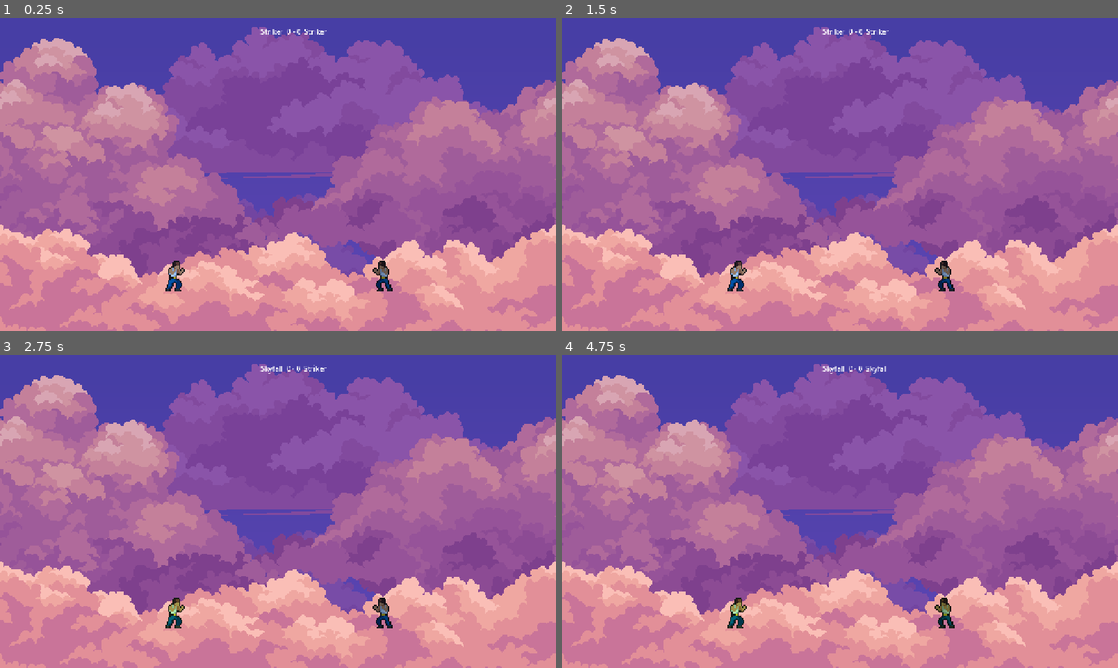
Above: before the commit, frames 1-4 (two rows, left to right).
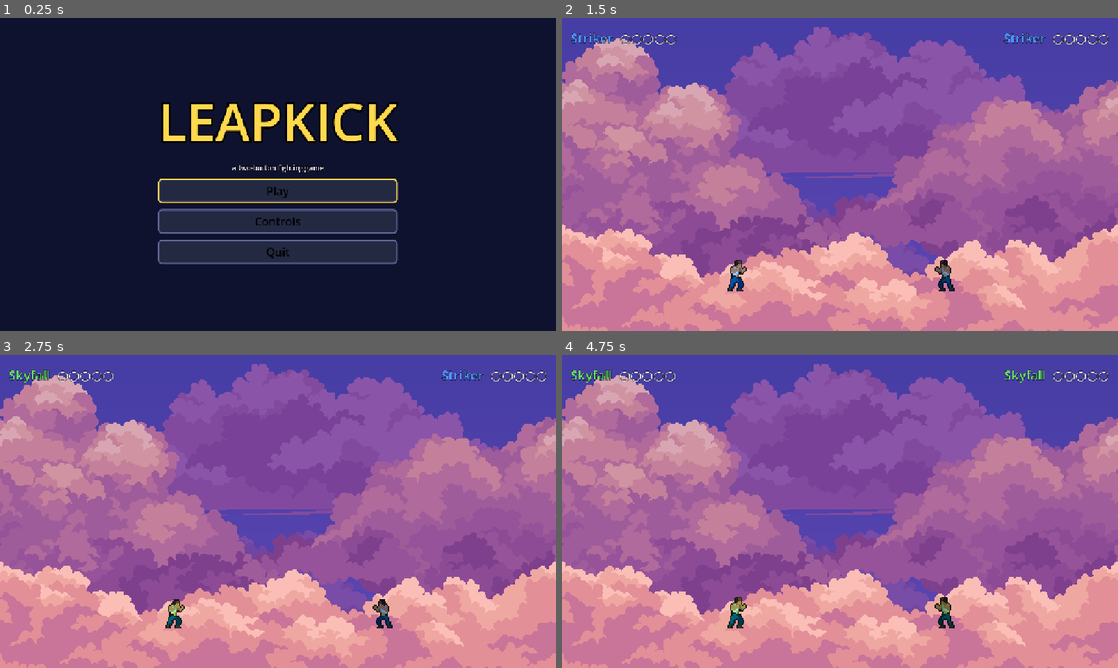
Above: after the commit, the same moments.

Repository: chunaa44/leapkick
Game: Godot game, scene res://main_menu.tscn
Same seed, same stepped clock (60 frames per second), same inputs: the game is played once before the commit and once after it. Before the commit the project starts from res://main.tscn.
Inputs (mouse positions are in pixels of both pictures, inside the frame that each line leads up to):
- Up to frame 1 (0.25 s): no input
- Up to frame 2 (1.5 s): click (840, 190) at 0.5 s, where only the run after the commit has a clickable "Play"; tap Enter at 1.25 s; tap 1 at 1.35 s
- Up to frame 3 (2.75 s): tap 2 at 1.55, 2.1 s; tap 3 at 2.3 s
- Up to frame 4 (4.75 s): tap 3 at 2.85 s; tap 7 at 3.05, 3.6 s; tap 8 at 3.8, 4.35 s; tap Space at 4.25 s; tap 9 at 4.55 s

The runs differ from the first frame. In frame 1, 100% of the frame differs, in the area x 0-100%, y 0-100%; in frame 2, 0.9%; in frame 3, 0.8%; in frame 4, 0.9%.

Commit message:
Add hit effects and match-end HUD.

Diff:
--- a/main.gd
+++ b/main.gd
@@ -5,11 +5,27 @@
 var score1 = 0
 var score2 = 0
 var round_active = true
+var shake = 0.0
+
+@onready var camera = $Camera2D
+@onready var p1_name = %P1Name
+@onready var p1_pips = %P1Pips
+@onready var p2_name = %P2Name
+@onready var p2_pips = %P2Pips
+@onready var message_label = %MessageLabel
+@onready var win_screen = %WinScreen
+@onready var winner_label = %WinnerLabel
+@onready var rematch_button = %RematchButton
 
 func _ready():
 	# run after the players have moved this frame
 	process_physics_priority = 1
 	update_score("")
+
+func _process(delta):
+	# shake fades out on its own
+	shake = move_toward(shake, 0.0, 60.0 * delta)
+	camera.offset = Vector2(randf_range(-1, 1), randf_range(-1, 1)) * shake
 
 func _input(event):
 	# pick characters between rounds: 1/2/3 for player 1, 7/8/9 for player 2
@@ -79,21 +95,72 @@
 
 	update_score(message)
 
+	# effects run alongside the timers below
+	play_hit_effects(p1_was_hit, p2_was_hit, game_over)
+
+	# the last "true" makes this timer ignore the slow-mo
+	await get_tree().create_timer(1.0, true, false, true).timeout
+
 	if game_over:
-		await get_tree().create_timer(3.0).timeout
-		score1 = 0
-		score2 = 0
+		# stay frozen and let the player choose
+		winner_label.text = message
+		win_screen.visible = true
+		rematch_button.grab_focus()
 	else:
-		await get_tree().create_timer(1.0).timeout
+		start_new_round()
+func play_hit_effects(p1_was_hit, p2_was_hit, big):
+	# screen shake, bigger on the final kill
+	shake = 24.0 if big else 14.0
 
-	start_new_round()
+	if p1_was_hit:
+		hit_flash($Player1)
+	if p2_was_hit:
+		hit_flash($Player2)
+
+	# hit-stop: a very short slow-motion freeze that sells the impact
+	Engine.time_scale = 0.1
+	await get_tree().create_timer(0.15, true, false, true).timeout
+	Engine.time_scale = 1.0
+
+	# flash is over, back to normal color
+	$Player1.sprite.modulate = Color.WHITE
+	$Player2.sprite.modulate = Color.WHITE
+
+func hit_flash(player):
+	player.sprite.modulate = Color(4, 4, 4)
+	player.hit_burst.restart()
 
 func start_new_round():
+	Engine.time_scale = 1.0
+	$Player1.sprite.modulate = Color.WHITE
+	$Player2.sprite.modulate = Color.WHITE
 	$Player1.reset()
 	$Player2.reset()
 	round_active = true
 	update_score("")
 
 func update_score(message):
-	var names = $Player1.char_name + "  " + str(score1) + " - " + str(score2) + "  " + $Player2.char_name
-	$ScoreLabel.text = names + "\n" + message
+	p1_name.text = $Player1.char_name
+	p2_name.text = $Player2.char_name
+	p1_pips.text = make_pips(score1)
+	p2_pips.text = make_pips(score2)
+	message_label.text = message
+
+	# name color matches the character's color
+	p1_name.add_theme_color_override("font_color", $Player1.body_color)
+	p2_name.add_theme_color_override("font_color", $Player2.body_color)
+
+func make_pips(score):
+	# filled circles for points won, empty ones for points left
+	return "●".repeat(score) + "○".repeat(WIN_SCORE - score)
+
+
+func _on_rematch_button_pressed():
+	score1 = 0
+	score2 = 0
+	win_screen.visible = false
+	start_new_round()
+
+func _on_menu_button_pressed():
+	Engine.time_scale = 1.0
+	get_tree().change_scene_to_file("res://main_menu.tscn")
--- a/main.tscn
+++ b/main.tscn
@@ -7,6 +7,7 @@
 [ext_resource type="Texture2D" uid="uid://cya105k2u5sja" path="res://sprites/jump-outline.png" id="5_kek77"]
 [ext_resource type="Texture2D" uid="uid://c1ak8vpbfwbwb" path="res://sprites/Idle-outline.png" id="6_4c57u"]
 [ext_resource type="Texture2D" uid="uid://ssln2eikocoi" path="res://sprites/recover-outline.png" id="7_efxa6"]
+[ext_resource type="Theme" uid="uid://c0w20vp3l8hbd" path="res://ui_theme.tres" id="8_5vw27"]
 
 [sub_resource type="RectangleShape2D" id="RectangleShape2D_m3mo6"]
 size = Vector2(1200, 40)
@@ -132,6 +133,9 @@
 "name": &"rise",
 "speed": 5.0
 }]
+
+[sub_resource type="RectangleShape2D" id="RectangleShape2D_c8j4n"]
+size = Vector2(25, 25)
 
 [node name="Main" type="Node2D" unique_id=59799146]
 script = ExtResource("1_0xm2m")
@@ -161,6 +165,29 @@
 scale = Vector2(3, 3)
 sprite_frames = SubResource("SpriteFrames_m3mo6")
 animation = &"idle"
+
+[node name="HitBurst" type="CPUParticles2D" parent="Player1" unique_id=1545628173]
+z_index = 5
+emitting = false
+amount = 28
+lifetime = 0.6
+one_shot = true
+explosiveness = 1.0
+direction = Vector2(0, -1)
+spread = 180.0
+gravity = Vector2(0, 900)
+initial_velocity_min = 200.0
+initial_velocity_max = 500.0
+scale_amount_min = 4.0
+scale_amount_max = 9.0
+
+[node name="FootBox" type="Area2D" parent="Player1" unique_id=2033009752]
+position = Vector2(35, 15)
+monitoring = false
+monitorable = false
+
+[node name="CollisionShape2D" type="CollisionShape2D" parent="Player1/FootBox" unique_id=1764829448]
+shape = SubResource("RectangleShape2D_c8j4n")
 
 [node name="Player2" type="CharacterBody2D" parent="." unique_id=1340967558]
 position = Vector2(880, 600)
@@ -178,9 +205,139 @@
 sprite_frames = SubResource("SpriteFrames_m3mo6")
 animation = &"idle"
 
-[node name="ScoreLabel" type="Label" parent="." unique_id=1731238927]
-offset_left = 600.0
-offset_top = 20.0
-offset_right = 640.0
-offset_bottom = 43.0
+[node name="HitBurst" type="CPUParticles2D" parent="Player2" unique_id=2104105705]
+z_index = 5
+emitting = false
+amount = 28
+lifetime = 0.6
+one_shot = true
+explosiveness = 1.0
+direction = Vector2(0, -1)
+spread = 180.0
+gravity = Vector2(0, 900)
+initial_velocity_min = 200.0
+initial_velocity_max = 500.0
+scale_amount_min = 4.0
+scale_amount_max = 9.0
+
+[node name="FootBox" type="Area2D" parent="Player2" unique_id=209760227]
+position = Vector2(35, 15)
+monitoring = false
+monitorable = false
+
+[node name="CollisionShape2D" type="CollisionShape2D" parent="Player2/FootBox" unique_id=339456730]
+shape = SubResource("RectangleShape2D_c8j4n")
+
+[node name="Camera2D" type="Camera2D" parent="." unique_id=1325565742]
+position = Vector2(640, 360)
+
+[node name="HUD" type="CanvasLayer" parent="." unique_id=243956296]
+
+[node name="Root" type="Control" parent="HUD" unique_id=648165249]
+layout_mode = 3
+anchors_preset = 15
+anchor_right = 1.0
+anchor_bottom = 1.0
+grow_horizontal = 2
+grow_vertical = 2
+mouse_filter = 2
+theme = ExtResource("8_5vw27")
+
+[node name="WinScreen" type="Control" parent="HUD/Root" unique_id=839724540]
+unique_name_in_owner = true
+visible = false
+layout_mode = 1
+anchors_preset = 15
+anchor_right = 1.0
+anchor_bottom = 1.0
+grow_horizontal = 2
+grow_vertical = 2
+
+[node name="Dim" type="ColorRect" parent="HUD/Root/WinScreen" unique_id=841443296]
+layout_mode = 1
+anchors_preset = 15
+anchor_right = 1.0
+anchor_bottom = 1.0
+grow_horizontal = 2
+grow_vertical = 2
+color = Color(0, 0, 0, 0.6)
+
+[node name="CenterContainer" type="CenterContainer" parent="HUD/Root/WinScreen" unique_id=390464432]
+layout_mode = 1
+anchors_preset = 15
+anchor_right = 1.0
+anchor_bottom = 1.0
+grow_horizontal = 2
+grow_vertical = 2
+
+[node name="VBoxContainer" type="VBoxContainer" parent="HUD/Root/WinScreen/CenterContainer" unique_id=1441048815]
+layout_mode = 2
+theme_override_constants/separation = 14
+
+[node name="WinnerLabel" type="Label" parent="HUD/Root/WinScreen/CenterContainer/VBoxContainer" unique_id=293320210]
+unique_name_in_owner = true
+layout_mode = 2
+theme_override_colors/font_color = Color(1, 0.8509804, 0.3019608, 1)
+theme_override_font_sizes/font_size = 64
+text = "PLAYER 1 WINS!"
 horizontal_alignment = 1
+
+[node name="RematchButton" type="Button" parent="HUD/Root/WinScreen/CenterContainer/VBoxContainer" unique_id=352507099]
+unique_name_in_owner = true
+custom_minimum_size = Vector2(320, 56)
+layout_mode = 2
+theme_override_font_sizes/font_size = 26
+text = "Rematch"
+
+[node name="MenuButton" type="Button" parent="HUD/Root/WinScreen/CenterContainer/VBoxContainer" unique_id=1058305031]
+custom_minimum_size = Vector2(320, 56)
+layout_mode = 2
+theme_override_font_sizes/font_size = 26
+text = "Main Menu"
+
+[node name="TopBar" type="MarginContainer" parent="HUD/Root" unique_id=73891029]
+layout_mode = 1
+anchors_preset = 10
+anchor_right = 1.0
+grow_horizontal = 2
+theme_override_constants/margin_left = 20
+theme_override_constants/margin_top = 20
+theme_override_constants/margin_right = 20
+
+[node name="HBoxContainer" type="HBoxContainer" parent="HUD/Root/TopBar" unique_id=469092856]
+layout_mode = 2
+theme_override_constants/separation = 16
+
+[node name="P1Name" type="Label" parent="HUD/Root/TopBar/HBoxContainer" unique_id=83960363]
+unique_name_in_owner = true
+layout_mode = 2
+theme_override_font_sizes/font_size = 30
+text = "Striker"
+
+[node name="P1Pips" type="Label" parent="HUD/Root/TopBar/HBoxContainer" unique_id=19411666]
+unique_name_in_owner = true
+layout_mode = 2
+theme_override_font_sizes/font_size = 30
+
+[node name="MessageLabel" type="Label" parent="HUD/Root/TopBar/HBoxContainer" unique_id=666617545]
+unique_name_in_owner = true
+layout_mode = 2
+size_flags_horizontal = 3
+theme_override_colors/font_color = Color(1, 0.8509804, 0.3019608, 1)
+theme_override_font_sizes/font_size = 36
+horizontal_alignment = 1
+vertical_alignment = 1
+
+[node name="P2Name" type="Label" parent="HUD/Root/TopBar/HBoxContainer" unique_id=1862785023]
+unique_name_in_owner = true
+layout_mode = 2
+theme_override_font_sizes/font_size = 30
+text = "Striker"
+
+[node name="P2Pips" type="Label" parent="HUD/Root/TopBar/HBoxContainer" unique_id=435068510]
+unique_name_in_owner = true
+layout_mode = 2
+theme_override_font_sizes/font_size = 30
+
+[connection signal="pressed" from="HUD/Root/WinScreen/CenterContainer/VBoxContainer/RematchButton" to="." method="_on_rematch_button_pressed"]
+[connection signal="pressed" from="HUD/Root/WinScreen/CenterContainer/VBoxContainer/MenuButton" to="." method="_on_menu_button_pressed"]
--- a/main_menu.tscn
+++ b/main_menu.tscn
@@ -80,9 +80,7 @@
 kick button hops backward.
 In the air: kick button dives at an angle.
 Land a dive on your opponent to score.
-Miss and you are stuck for a moment!
-
-Esc = pause"
+Miss and you are stuck for a moment!"
 
 [node name="BackButton" type="Button" parent="CenterContainer/ControlsBox" unique_id=1647297514]
 custom_minimum_size = Vector2(320, 56)
--- a/player.gd
+++ b/player.gd
@@ -9,14 +9,6 @@
 # players can't leave this x range
 const LEFT_LIMIT = 60.0
 const RIGHT_LIMIT = 1220.0
-
-# hit rectangles (body size must match the collision shape)
-const BODY_SIZE = Vector2(40, 80)
-const FOOT_SIZE = Vector2(40, 40)
-const FOOT_OFFSET = Vector2(30, 30)
-
-# turn this off to hide the red foot rectangle
-const SHOW_HITBOXES = true
 
 # the recovery animation is 4 frames at 10 fps = 0.4 seconds
 const RECOVERY_ANIM_TIME = 0.4
@@ -36,21 +28,22 @@
 var recovery_left = 0.0
 var start_position = Vector2.ZERO
 var start_facing = 1
-var foot_visual = null
+var foot_base_x = 0.0
 
 @onready var sprite = $Sprite
+@onready var body_shape = $CollisionShape2D
+@onready var foot_box = $FootBox
+@onready var foot_shape = $FootBox/CollisionShape2D
+@onready var hit_burst = $HitBurst
 
 func _ready():
 	start_position = global_position
 	start_facing = facing
 
-	# red rectangle that shows the foot hit area while diving
-	foot_visual = ColorRect.new()
-	foot_visual.color = Color(1, 0, 0, 0.7)
-	foot_visual.size = FOOT_SIZE
-	foot_visual.visible = false
-	add_child(foot_visual)
-	update_foot_visual_position()
+	# the foot box is placed in the editor for the right-facing pose,
+	# we only mirror it when facing left
+	foot_base_x = foot_box.position.x
+	update_foot_side()
 
 	set_character(character)
 
@@ -96,17 +89,20 @@
 		tint = tint.darkened(0.3)
 	sprite.self_modulate = tint
 
+	hit_burst.color = body_color
+
 	sprite.play("idle")
 
-func update_foot_visual_position():
-	foot_visual.position = Vector2(FOOT_OFFSET.x * facing, FOOT_OFFSET.y) - FOOT_SIZE / 2
+func update_foot_side():
+	foot_box.position.x = foot_base_x * facing
 
 func body_rect():
-	return Rect2(global_position - BODY_SIZE / 2, BODY_SIZE)
+	var size = body_shape.shape.size
+	return Rect2(body_shape.global_position - size / 2, size)
 
 func foot_rect():
-	var center = global_position + Vector2(FOOT_OFFSET.x * facing, FOOT_OFFSET.y)
-	return Rect2(center - FOOT_SIZE / 2, FOOT_SIZE)
+	var size = foot_shape.shape.size
+	return Rect2(foot_shape.global_position - size / 2, size)
 
 func face_towards(other_x):
 	# you can only turn around while standing on the ground and free to act
@@ -117,7 +113,7 @@
 		facing = 1
 	elif other_x < global_position.x:
 		facing = -1
-	update_foot_visual_position()
+	update_foot_side()
 
 func update_animation():
 	var anim = "idle"
@@ -183,8 +179,6 @@
 
 	global_position.x = clamp(global_position.x, LEFT_LIMIT, RIGHT_LIMIT)
 
-	foot_visual.visible = is_diving and SHOW_HITBOXES
-
 	update_animation()
 
 func reset():
@@ -194,6 +188,5 @@
 	frozen = false
 	recovery_left = 0.0
 	facing = start_facing
-	update_foot_visual_position()
-	foot_visual.visible = false
+	update_foot_side()
 	update_animation()
--- a/project.godot
+++ b/project.godot
@@ -11,7 +11,7 @@
 [application]
 
 config/name="Leapkick"
-run/main_scene="uid://ujprcl0oqlpf"
+run/main_scene="uid://d4n1ea23t57pw"
 config/features=PackedStringArray("4.7", "GL Compatibility")
 config/icon="res://icon.svg"
 
--- a/ui_theme.tres
+++ b/ui_theme.tres
@@ -48,6 +48,28 @@
 corner_radius_bottom_right = 8
 corner_radius_bottom_left = 8
 
+[sub_resource type="StyleBoxFlat" id="StyleBoxFlat_kek77"]
+
+[sub_resource type="StyleBoxFlat" id="StyleBoxFlat_272bh"]
+content_margin_left = 14.0
+content_margin_top = 14.0
+content_margin_right = 14.0
+content_margin_bottom = 14.0
+bg_color = Color(0.14117648, 0.16078432, 0.2627451, 1)
+border_width_left = 3
+border_width_top = 3
+border_width_right = 3
+border_width_bottom = 3
+border_color = Color(0.38039216, 0.41960785, 0.6, 1)
+corner_radius_top_left = 8
+corner_radius_top_right = 8
+corner_radius_bottom_right = 8
+corner_radius_bottom_left = 8
+expand_margin_left = 14.0
+expand_margin_top = 14.0
+expand_margin_right = 14.0
+expand_margin_bottom = 14.0
+
 [resource]
 Button/colors/font_color = Color(0, 0, 0, 1)
 Button/colors/font_disabled_color = Color(0, 0, 0, 1)
@@ -73,3 +95,7 @@
 Button/styles/hover = SubResource("StyleBoxFlat_touxu")
 Button/styles/normal = SubResource("StyleBoxFlat_dmjyp")
 Button/styles/pressed = SubResource("StyleBoxFlat_2pn01")
+Label/colors/font_outline_color = Color(0, 0, 0, 1)
+Label/constants/outline_size = 4
+Label/styles/label = SubResource("StyleBoxFlat_kek77")
+PanelContainer/styles/panel = SubResource("StyleBoxFlat_272bh")
